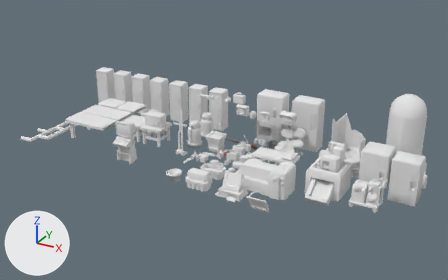
Two versions of the Blender file SS5R-Source/Assets/SS3D/Items18-2-22.blend, one commit apart.
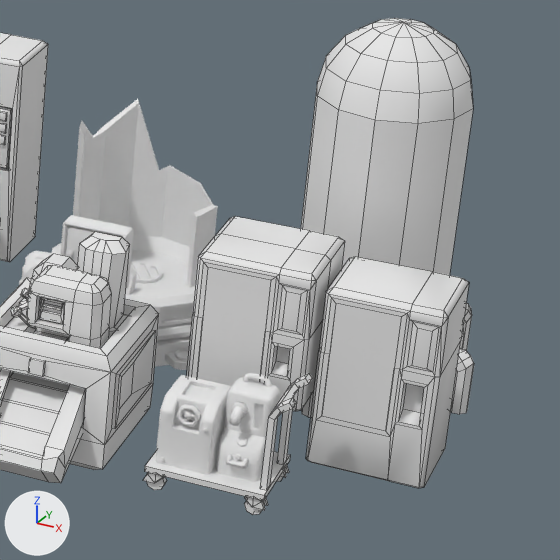
Each version is shown whole from a 50 mm camera at (12.06, -25.47, 10.23) aimed at (1.63, -6.5, 0.74), then close up on the part from 70% to 100% of the width and 32% to 80% of the height. Arrows for +X, +Y and +Z are at lower left; the lights stay in place. The close-ups show mesh edges as thin lines. The same objects are shown in both versions, whatever each file hides.

Names of what the first close-up shows: 'Bioprinter', 'BoozeOMat', 'ChemFridge', 'Cryotube', 'CryotubeBroken', 'CryotubeDoor', 'DefibrillatorWall', 'FuelTank', 'MediVend', 'PlatformCart'.
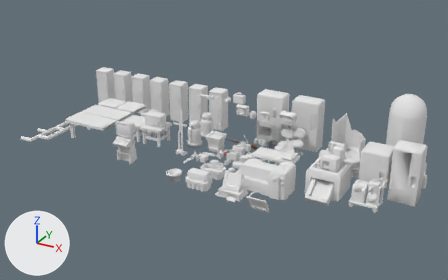
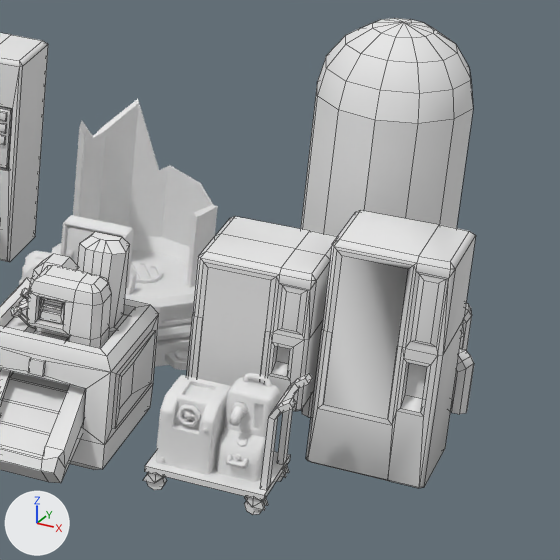
Boxes [x1, y1, x2, y2] around the edits, measured in the close-ups (560 x 560 px):
```json
{"object": "BoozeOMat", "change": "reshaped, turned", "before": [306, 257, 469, 488], "after": [306, 210, 476, 488]}
{"part": 1, "of": "me_boozeomat", "change": "added", "after": [306, 210, 476, 488]}
{"part": 2, "of": "me_boozeomat", "change": "deleted", "before": [322, 303, 401, 431]}
```

Scene script edits in JSON lines:
```json
{"block": "me_boozeomat", "where": "# used by ob_boozeomat; location = (8.502, -6.5, 0.0)"}
{"op": "remove", "block": "me_boozeomat", "code": "me_boozeomat.from_pydata(...)  # 110 vertices, 97 faces; spans x -0.47..0.47, y -0.34..0.42, z 0.0..1.56"}
{"op": "add", "block": "me_boozeomat", "code": "me_boozeomat.from_pydata(...)  # 106 vertices, 97 faces; spans x -0.47..0.47, y 0.0..1.97, z -0.42..0.34"}
{"block": "me_boozeomat", "change": "me_boozeomat part 1: a new loose piece of 82 vertices spanning x -0.47..0.47, y 0.0..1.97, z -0.42..0.34"}
{"block": "me_boozeomat", "change": "me_boozeomat part 2: the loose piece of 4 vertices spanning x -0.38..0.13, y -0.33, z 0.46..1.46 is deleted"}
{"op": "set", "path": "ob_boozeomat.rotation_euler", "old": "(0.0, 0.0, 0.0)", "new": "(1.571, 0.0, 0.0)", "note": "degrees (0, 0, 0) -> degrees (90, 0, 0)"}
```
